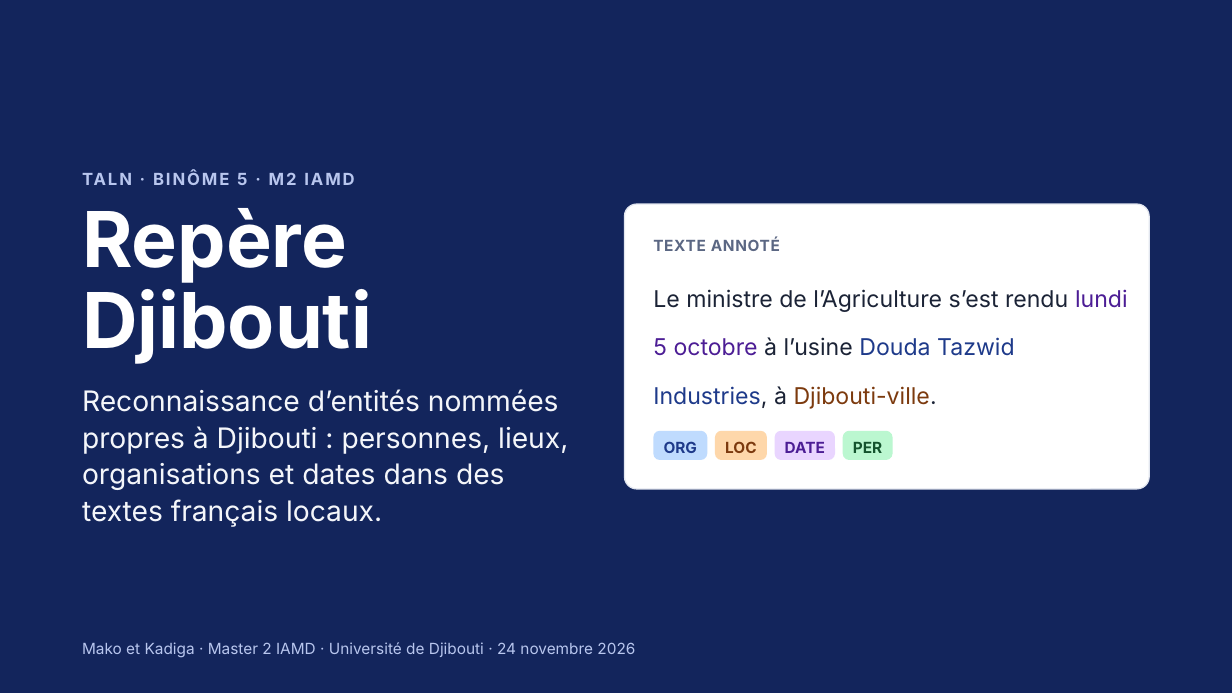
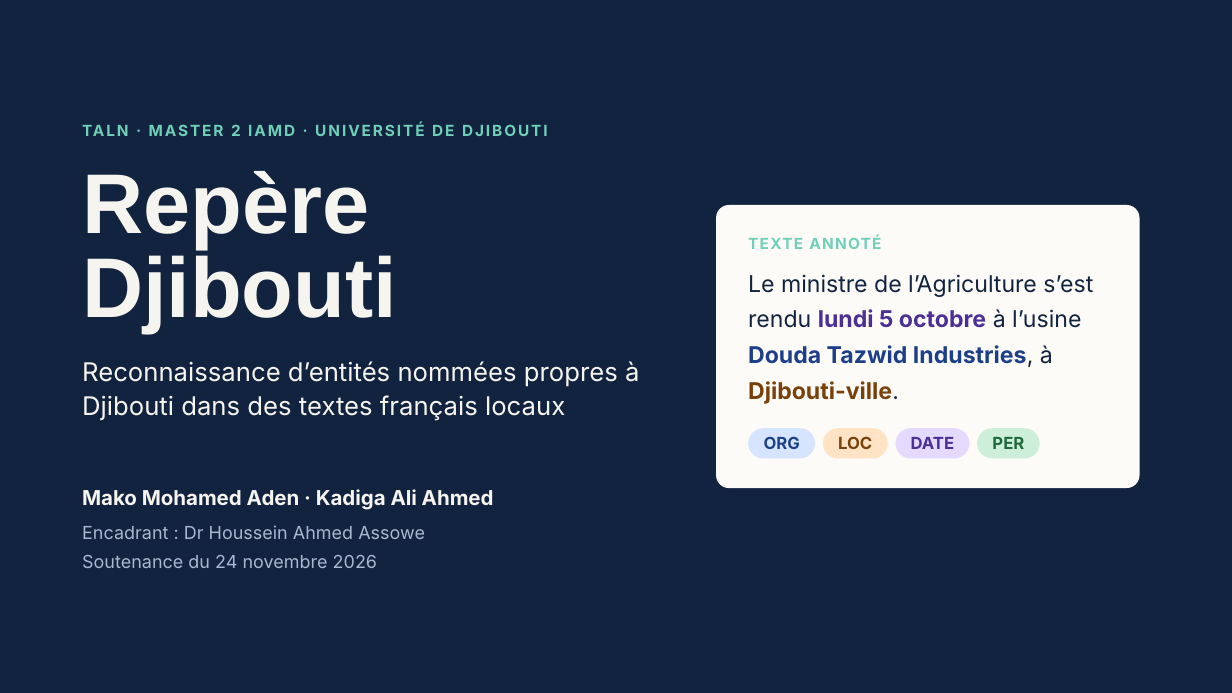
Before and after one commit to Mani26368/taln-ner-djibouti, a slide deck: slide 1 of livrables/Slides_NER_Djibouti.pptx. Drawn at 1232x693 pixels with LibreOffice and Linux fonts; fonts in the diff are those of the drawing; background and template pictures are left out. Boxes give left, top, right and bottom in pixels: in the first picture for what was removed or moved away, otherwise in the second. Text is boxed around its words. In the diff, an @@ line names an element or a change of style, - is before the commit and + after.

```diff
--- a/livrables/Slides_NER_Djibouti.pptx
+++ b/livrables/Slides_NER_Djibouti.pptx
@@ background #13255C to #12233F @@
@@ text at (231,124,241,136): text changed; size 13 to 12 pt; text colour #B8C6EE to #6FD0B8 @@
-TALN · BINÔME 5 · M2 IAMD
+TALN · MASTER 2 IAMD · UNIVERSITÉ DE DJIBOUTI
@@ title "Repère Djibouti": place and size @@
-title "Repère Djibouti" at (82,208,372,364)
+title "Repère Djibouti" at (82,171,397,333)
@@ title "Repère Djibouti" at (82,171,397,333): size 60 to 66 pt, font Inter to Arial, text colour #FFFFFF to #F6F4EF; line spacing 63pt to 66pt @@
@@ rounded rectangle: place and size @@
-rounded rectangle at (625,204,1150,489)
+rounded rectangle at (717,206,1140,488)
@@ rounded rectangle at (717,206,1140,488): fill #FFFFFF to #FCFBF8; outline #E2E6EF 1 pt to #FCFBF8 1 pt @@
@@ text "TEXTE ANNOTÉ": place and size @@
-text "TEXTE ANNOTÉ" at (653,238,780,251)
+text "TEXTE ANNOTÉ" at (748,236,881,249)
@@ text "TEXTE ANNOTÉ" at (748,236,881,249): text colour #5B6783 to #6FD0B8, letter spacing 0.5 to 1 pt; line spacing 16.8pt to 14.4pt @@
@@ text "Le ministre de l’Agriculture s’est ...": place and size @@
-text "Le ministre de l’Agriculture s’est ..." at (653,289,1128,409)
+text "Le ministre de l’Agriculture s’est ..." at (748,274,1093,404)
@@ text "Le ministre de l’Agriculture s’est ..." at (748,274,1093,404): text colour #1B2336 to #12233F in "Le ministre de l’Agriculture s’est rendu à ..."; text colour #4C1D95 to #4B2E96 in "lundi 5 octobre"; text colour #1E3A8A to #1D3F8A in "Douda Tazwid Industries,"; text colour #7C3A0E to #7A400A in "Djibouti-ville."; bold on in "lundi 5 octobre Douda Tazwid Industries, Djibouti-ville."; line spacing 37.8pt to 27.9pt @@
@@ text at (82,361,639,421): text changed; size 22 to 20 pt; text colour #F4F6FA to #F6F4EF @@
-Reconnaissance d’entités nommées propres à Djibouti : personnes, lieux, organisations et dates dans des textes français locaux.
+Reconnaissance d’entités nommées propres à Djibouti dans des textes français locaux
@@ rounded rectangle "ORG": place and size @@
-rounded rectangle "ORG" at (653,431,707,460)
+rounded rectangle "ORG" at (749,428,816,458)
@@ rounded rectangle "ORG" at (749,428,816,458): size 12 to 13 pt, text colour #1E3A8A to #1D3F8A; line spacing 16.8pt to 15.6pt; fill #BFDBFE to #D6E4FF; proportions changed @@
@@ rounded rectangle "LOC": place and size @@
-rounded rectangle "LOC" at (715,431,767,460)
+rounded rectangle "LOC" at (823,428,888,458)
@@ rounded rectangle "LOC" at (823,428,888,458): size 12 to 13 pt, text colour #7C3A0E to #7A400A; line spacing 16.8pt to 15.6pt; fill #FED7AA to #FFE3C4; proportions changed @@
@@ rounded rectangle "DATE": place and size @@
-rounded rectangle "DATE" at (775,431,835,460)
+rounded rectangle "DATE" at (896,428,970,458)
@@ rounded rectangle "DATE" at (896,428,970,458): size 12 to 13 pt, text colour #4C1D95 to #4B2E96; line spacing 16.8pt to 15.6pt; fill #E9D5FF to #E4D9FF; proportions changed @@
@@ rounded rectangle "PER": place and size @@
-rounded rectangle "PER" at (843,431,893,460)
+rounded rectangle "PER" at (978,428,1041,458)
@@ rounded rectangle "PER" at (978,428,1041,458): size 12 to 13 pt, text colour #14532D to #1F6A3B; line spacing 16.8pt to 15.6pt; fill #BBF7D0 to #CDEFD9; proportions changed @@
@@ text added at (82,489,494,510), 16 pt, text #F6F4EF, bold @@
+Mako Mohamed Aden · Kadiga Ali Ahmed
@@ text added at (82,525,425,539), 14 pt, text #A9B8CF @@
+Encadrant : Dr Houssein Ahmed Assowe
@@ text added at (82,555,377,568), 14 pt, text #A9B8CF @@
+Soutenance du 24 novembre 2026
@@ text removed at (82,642,635,658) @@
-Mako et Kadiga · Master 2 IAMD · Université de Djibouti · 24 novembre 2026
```
Also in this commit, not shown: 5 other slides changed, 4 slides added, 3 slides removed, 3 other files.
